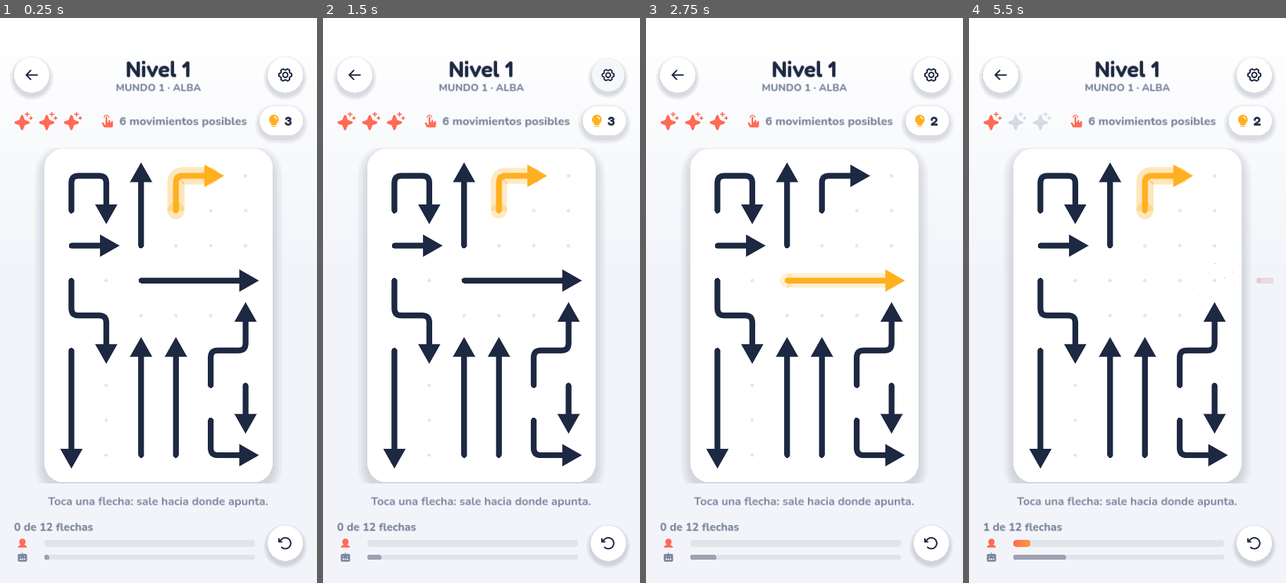
Above: before the commit, frames 1-4 (left to right).
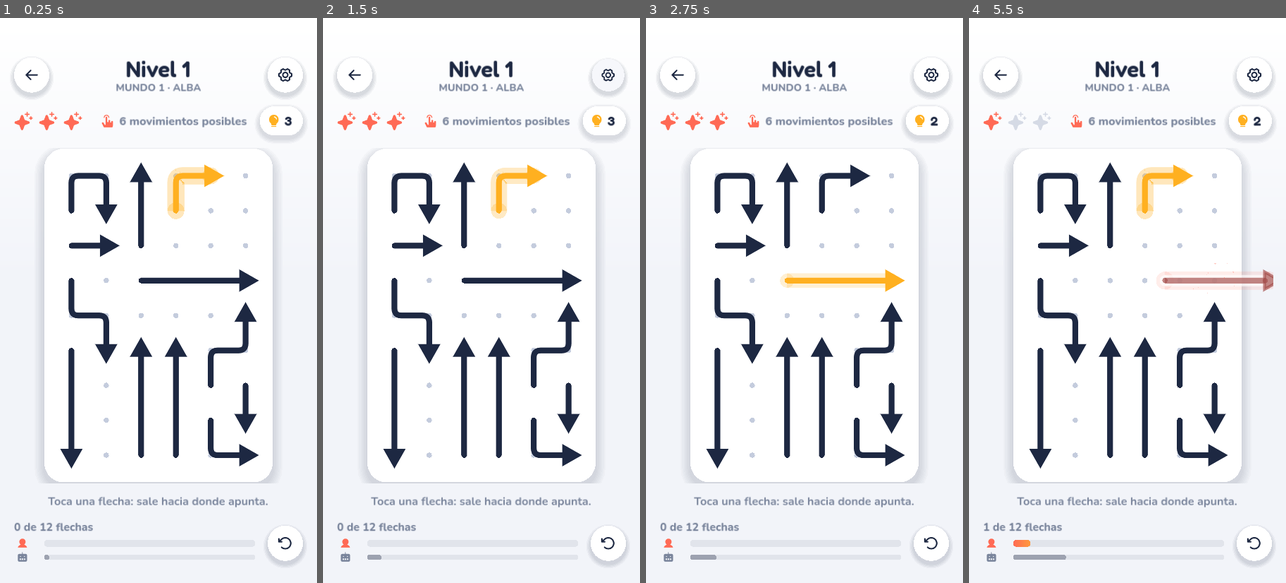
Above: after the commit, the same moments.

Repository: catlinux/cavila-puzzles
Game: Godot game, scene res://ui/play.tscn
Same seed, same stepped clock (60 frames per second), same inputs: the game is played once before the commit and once after it. This scene is started directly instead of the project's main scene.
Inputs (mouse positions are in pixels of both pictures, inside the frame that each line leads up to):
- Up to frame 1 (0.25 s): no input
- Up to frame 2 (1.5 s): tap Enter at 0.5 s; drag from (354, 74) to (513, 176) at 0.52 s; drag from (608, 74) to (465, 413) at 1.27 s
- Up to frame 3 (2.75 s): move the mouse to (928, 119) at 2.02 s; click (928, 119) at 2.17 s
- Up to frame 4 (5.5 s): tap Space at 2.75 s; drag from (1254, 543) to (1032, 215) at 2.77 s; move the mouse to (1222, 385) at 3.52 s; click (1222, 385) at 3.67 s; drag from (1032, 215) to (1079, 159) at 4.27 s; move the mouse to (1143, 300) at 5.02 s; click (1143, 300) at 5.17 s

The runs differ from the first frame. In frame 1, 0.2% of the frame differs, in the area x 21-79%, y 27-78%; in frame 2, 0.2%; in frame 3, 0.2%; in frame 4, 0.7%, in the area x 21-96%, y 27-78%.

Commit message:
Tablero con contorno suave y más margen, puntos marcados, flechas con halo y animación de salida con impulso y estela
Co-Authored-By: Claude Sonnet 5.5 <noreply@anthropic.com>
Claude-Session: https://claude.ai/code/session_01FVa8n3BzFGqaSXZBjbF8DL

Diff:
--- a/ui/play.gd
+++ b/ui/play.gd
@@ -268,7 +268,7 @@
 	if bl.by == -1:
 		removed[i] = true
 		_occ = Arrows.occupancy(puzzle, removed)
-		_anims[i] = {"kind": "exit", "t": 0.0, "v": 7.0, "end": float(_exit_len[i]) + _fade_len(i)}
+		_anims[i] = {"kind": "exit", "t": 0.0, "v": 3.0, "wind": WIND_UP, "end": float(_exit_len[i]) + _fade_len(i)}
 		_combo = _combo + 1 if _clock - _last_exit < 1.2 else 1
 		if _combo >= 3:
 			_combo_points += 5 * (_combo - 2)
@@ -368,8 +368,16 @@
 	for i in _anims.keys():
 		var an: Dictionary = _anims[i]
 		if an.kind == "exit":
-			an.v += 75.0 * delta
+			if an.wind > 0.0:
+				an.wind -= delta
+				continue
+			an.v += 90.0 * delta
 			an.t += an.v * delta
+			# Estela de partículas desde la punta.
+			var w := _window(i, an.t)
+			if w.size() > 0 and an.t < _exit_len[i]:
+				_particles.append({"p": w[w.size() - 1], "v": Vector2(randf_range(-30, 30), randf_range(-30, 30)),
+					"life": 0.28, "max": 0.28, "size": maxf(2.5, _cell * 0.1), "col": world.a})
 			if an.t >= an.end:
 				_anims.erase(i)
 				_gone[i] = true
@@ -516,6 +524,8 @@
 
 
 ## Radio del dedo (px de pantalla de diseño) y margen para preferir una flecha libre.
+const WIND_UP := 0.09  # segundos de impulso hacia atrás antes de salir
+const DOT_COL := Color8(196, 204, 221)  # puntos del fondo, más marcados que Style.DOT
 const FINGER_PX := 46.0
 const FAIR_PX := 22.0
 
@@ -604,6 +614,8 @@
 		return 0.0
 	var an: Dictionary = _anims[i]
 	if an.kind == "exit":
+		if an.wind > 0.0:  # se echa un poco atrás, como tomando impulso
+			return -0.28 * sin((1.0 - an.wind / WIND_UP) * PI * 0.5)
 		return an.t
 	var p: float = an.tau / an.dur
 	if p < 1.0:
@@ -622,7 +634,7 @@
 	_layout()
 	_draw_shape()
 	board.draw_set_transform(_shake_offset())
-	var dot := maxf(1.6, _cell * 0.05)
+	var dot := maxf(2.2, _cell * 0.075)
 	for y in puzzle.h:
 		for x in puzzle.w:
 			var c := Vector2i(x, y)
@@ -631,7 +643,7 @@
 			if _rocks.has(c):
 				_draw_rock(c)
 			else:
-				board.draw_circle(_px(Vector2(x, y)), dot, Style.DOT)
+				board.draw_circle(_px(Vector2(x, y)), dot, DOT_COL)
 	for i in puzzle.arrows.size():
 		if not _gone.has(i) and not _is_dynamic(i):
 			_draw_arrow(board, i)
@@ -681,6 +693,12 @@
 	if _anims.has(i) and _anims[i].kind == "exit":
 		col = col.lerp(world.a, 0.6)
 	col.a = alpha
+	var moving: bool = _anims.has(i) and _anims[i].kind == "exit"
+	if moving:
+		_stroke(c, pts, Color(world.a, 0.18 * alpha), wdt * 3.4)  # brillo del color del mundo
+	if moving or (i == _cand and not _anims.has(i)):
+		# Contorno blanco: la pieza se distingue de las que pasan por debajo.
+		_stroke(c, pts, Color(Style.CARD, 0.92 * alpha), wdt + maxf(4.0, _cell * 0.16))
 	var d := Vector2(a.dir)
 	if pts.size() >= 2 and pts[pts.size() - 1].distance_to(pts[pts.size() - 2]) > 0.01:
 		d = (pts[pts.size() - 1] - pts[pts.size() - 2]).normalized()
@@ -763,8 +781,10 @@
 		Style.fill_round(board, card, 44.0, Style.CARD)
 		return
 	# Casillas solapadas con esquinas poco redondeadas: el borde queda escalonado y limpio.
-	g = minf(_cell * 0.42, 18.0)
-	var rad := minf(_cell * 0.32, 14.0)
+	# Margen amplio y esquinas grandes: los entrantes se suavizan y las flechas del borde
+	# quedan claramente dentro del tablero.
+	g = _cell * 0.62
+	var rad := _cell * 0.55
 	for pass_i in 2:
 		for y in puzzle.h:
 			for x in puzzle.w:
Not shown, changed: docs/ESTADO.md
